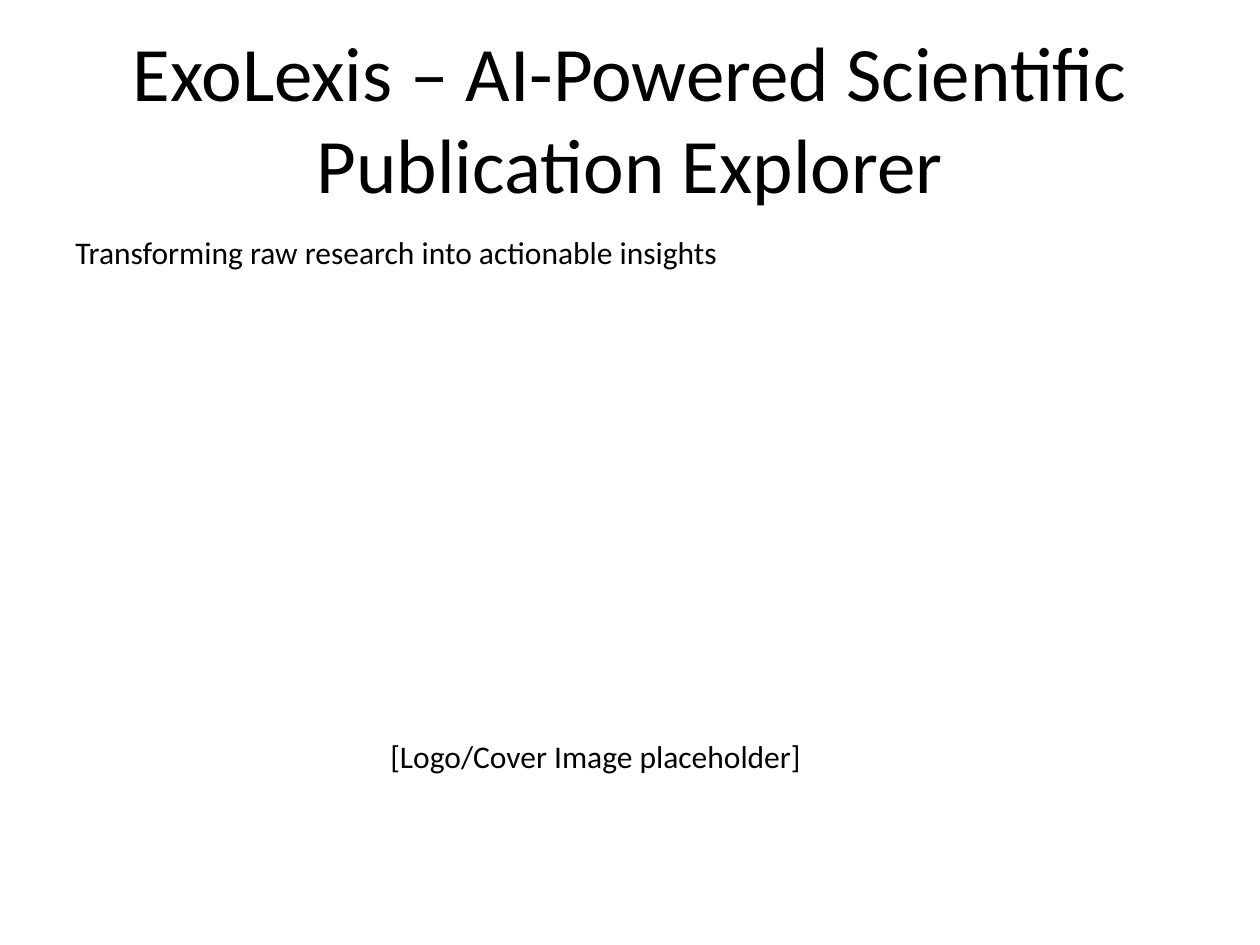
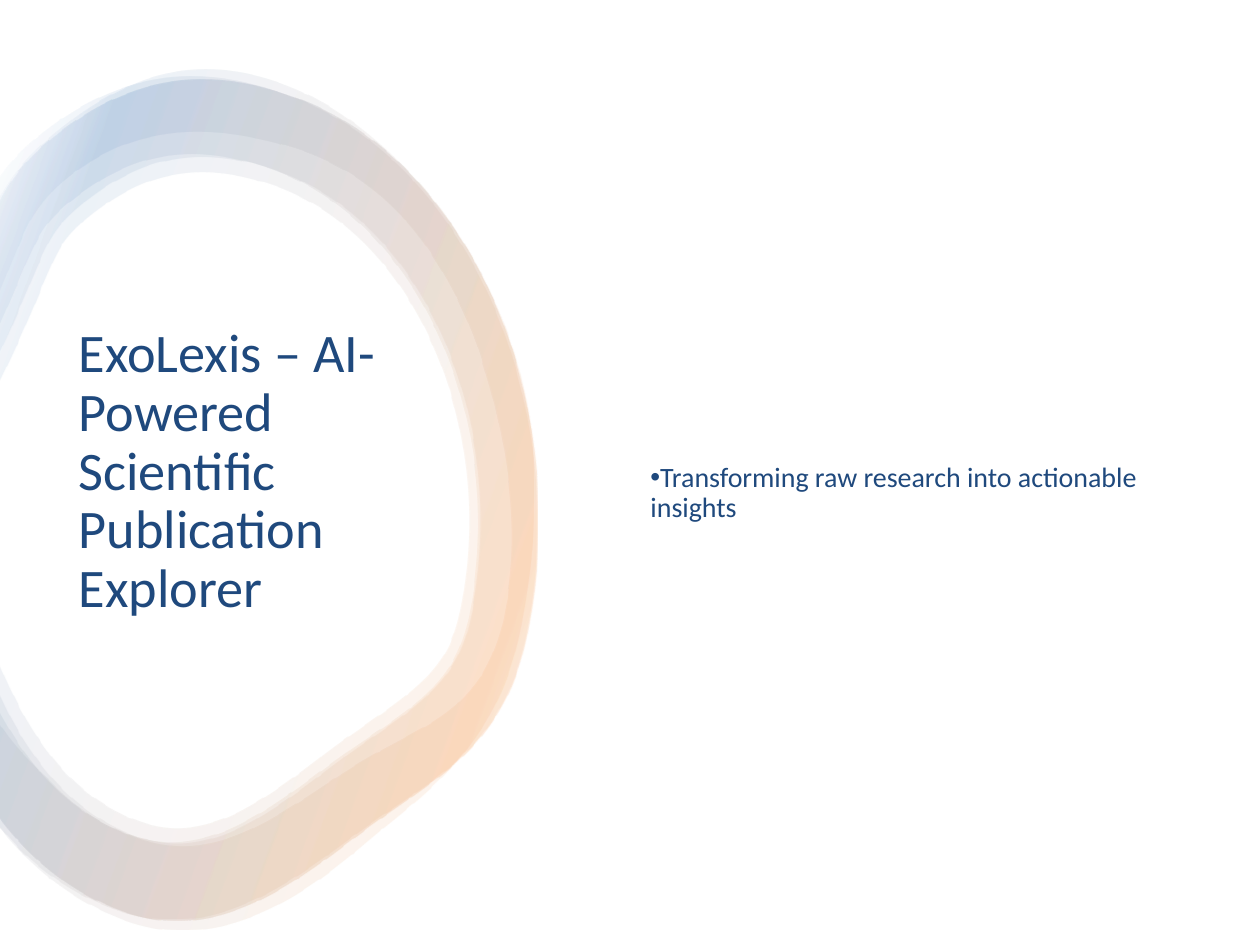
Before and after one commit to akrios-d/biospace-engine, a slide deck: slide 1 of ExoLexis_Presentation.pptx. Drawn at 1260x945 pixels with LibreOffice and Linux fonts; fonts in the diff are those of the drawing. Boxes give left, top, right and bottom in pixels: in the first picture for what was removed or moved away, otherwise in the second. Text is boxed around its words. In the diff, an @@ line names an element or a change of style, - is before the commit and + after.

```diff
--- a/ExoLexis_Presentation.pptx
+++ b/ExoLexis_Presentation.pptx
@@ rectangle added at <box>0,0,1260,945</box>, fill #FFFFFF @@
@@ group added at <box>0,71,537,930</box>: 4 freeform shapes @@
@@ text "Transforming raw research into actionable ...": place and size @@
-text "Transforming raw research into actionable ..." at <box>75,242,717,270</box>
+text "Transforming raw research into actionable ..." at <box>650,467,1136,522</box>
@@ text "Transforming raw research into actionable ..." at <box>650,467,1136,522</box>: size 18 to 16 pt, text colour #000000 to #1F497D; bullet none to •; line spacing 1 to 0.9; more space between paragraphs; vertical alignment top to middle @@
@@ title "ExoLexis – AI-Powered Scientific Publication ...": place and size @@
-title "ExoLexis – AI-Powered Scientific Publication ..." at <box>133,47,1127,206</box>
+title "ExoLexis – AI-Powered Scientific Publication ..." at <box>79,334,375,616</box>
@@ title "ExoLexis – AI-Powered Scientific Publication ..." at <box>79,334,375,616</box>: size 44 to 31 pt, text colour #000000 to #1F497D; alignment centre to left; line spacing 1 to 0.9 @@
@@ text removed at <box>390,745,801,774</box> @@
-[Logo/Cover Image placeholder]
```
Also in this commit, not shown: 6 other slides changed, 6 other files.
